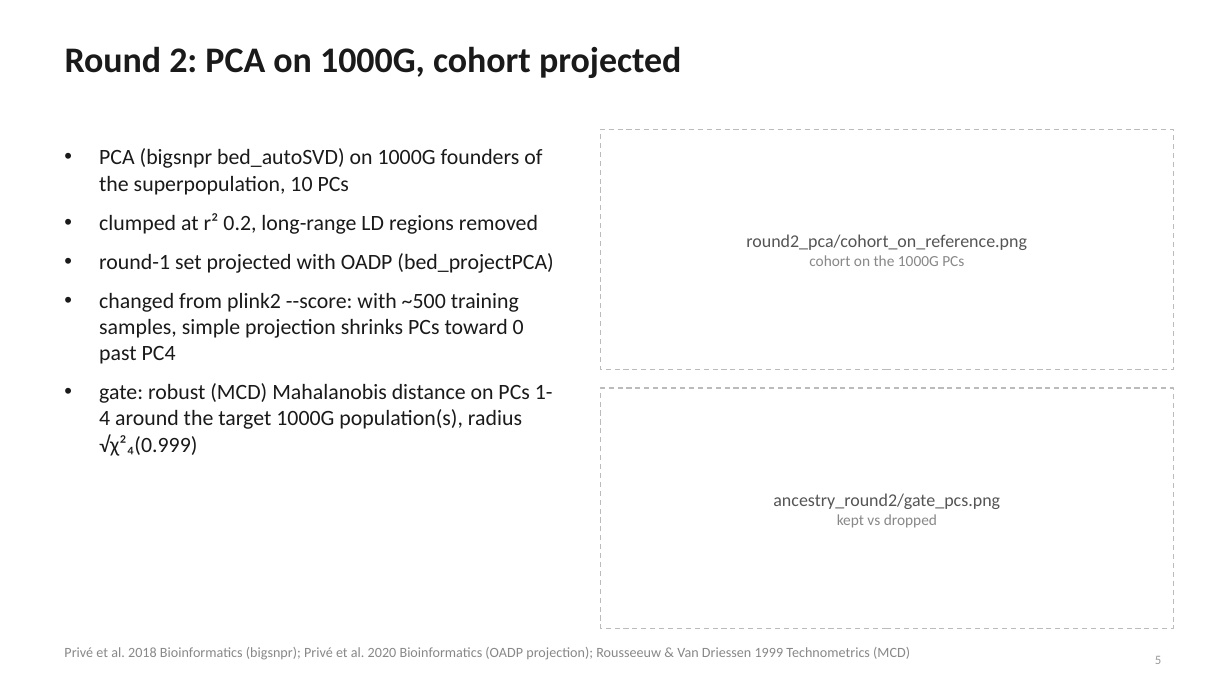
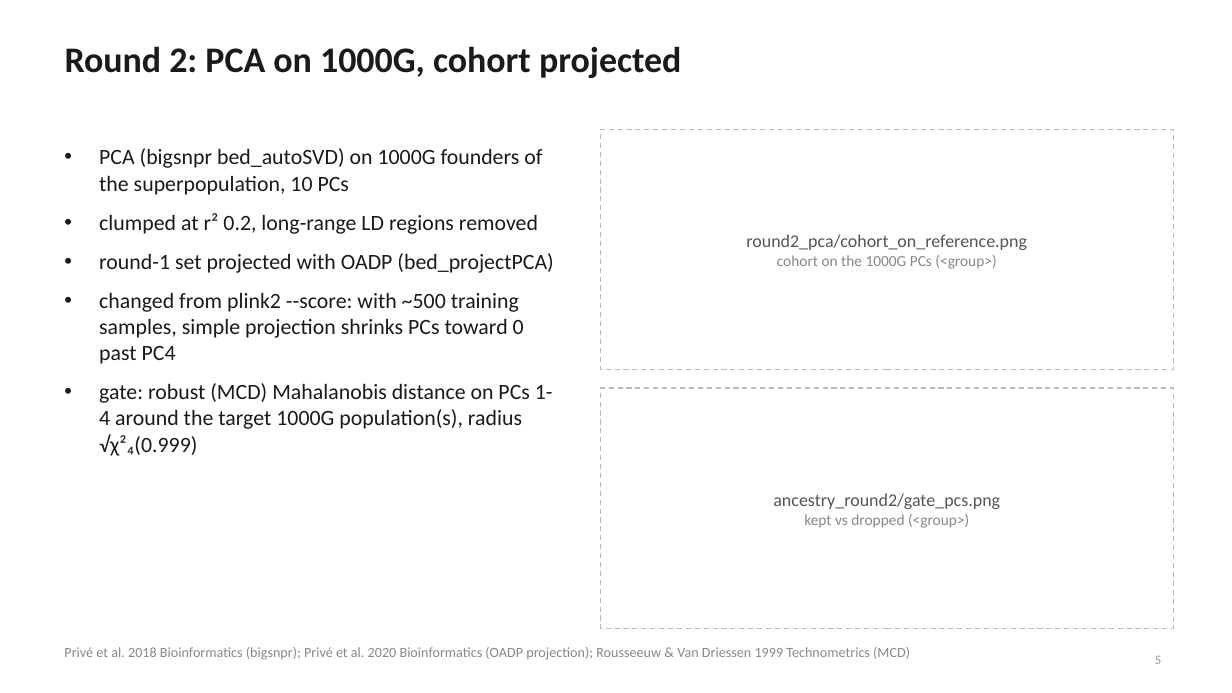
Before and after one commit to mkiravn/aou-covariance, a slide deck: slide 5 of slides/relatedness_scaffold.pptx. Drawn at 1232x693 pixels with LibreOffice and Linux fonts; fonts in the diff are those of the drawing. Boxes give left, top, right and bottom in pixels: in the first picture for what was removed or moved away, otherwise in the second. Text is boxed around its words. In the diff, an @@ line names an element or a change of style, - is before the commit and + after.

```diff
--- a/slides/relatedness_scaffold.pptx
+++ b/slides/relatedness_scaffold.pptx
@@ text at <box>777,255,996,269</box>: text changed @@
-cohort on the 1000G PCs
+cohort on the 1000G PCs (<group>)
@@ text at <box>804,514,969,528</box>: text changed @@
-kept vs dropped
+kept vs dropped (<group>)
```
Also in this commit, not shown: 9 other slides changed, 3 slides added, 2 other files.
